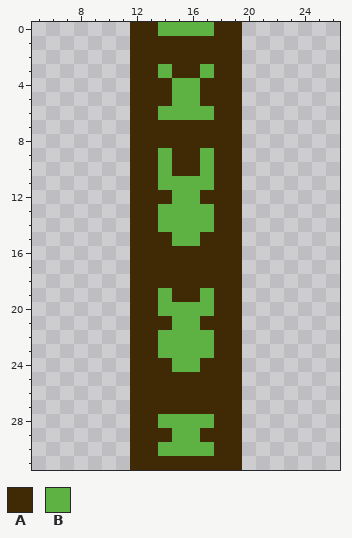
Two versions of one pixel-art sprite, Assets/Visual Assets/Wall Segments/smallside.png. The first picture shows the starting point.
The file is 32x32 pixels. Shown: x 5..26, y 0..31.
Palette (. is transparent): A #402905  B #5db243
Pixels before, first column x 12:
 0 AABBBBAA
 1 AAAAAAAA
 2 AAAAAAAA
 3 AABAABAA
 4 AAABBAAA
 5 AAABBAAA
 6 AABBBBAA
 7 AAAAAAAA
 8 AAAAAAAA
 9 AABAABAA
10 AABAABAA
11 AABBBBAA
12 AAABBAAA
13 AABBBBAA
14 AABBBBAA
15 AAABBAAA
16 AAAAAAAA
17 AAAAAAAA
18 AAAAAAAA
19 AABAABAA
20 AABBBBAA
21 AAABBAAA
22 AABBBBAA
23 AABBBBAA
24 AAABBAAA
25 AAAAAAAA
26 AAAAAAAA
27 AAAAAAAA
28 AABBBBAA
29 AAABBAAA
30 AABBBBAA
31 AAAAAAAA
Once edited:
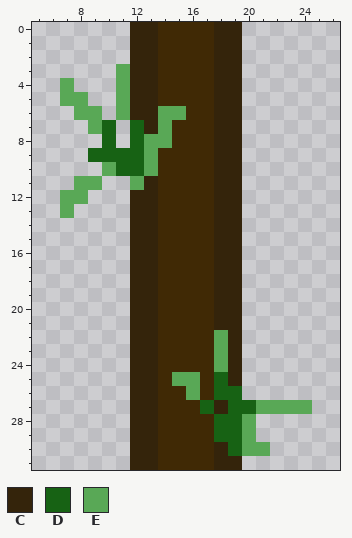
Colours new in this view: C #34240b  D #176214  E #59a856
Difference:
Changed rows in their new state; - is an unchanged pixel.
first column x 7:
 0 -----CCAAAACC-----
 1 -----CC----CC-----
 2 -----CC----CC-----
 3 ----ECCA--ACC-----
 4 E---ECC-AA-CC-----
 5 EE--ECC-AA-CC-----
 6 -EE-ECCEEAACC-----
 7 --ED-DCE---CC-----
 8 ---D-DEE---CC-----
 9 --DDDDEA--ACC-----
10 ---EDDEA--ACC-----
11 -EE--ECAAAACC-----
12 EE---CC-AA-CC-----
13 E----CCAAAACC-----
14 -----CCAAAACC-----
15 -----CC-AA-CC-----
16 -----CC----CC-----
17 -----CC----CC-----
18 -----CC----CC-----
19 -----CCA--ACC-----
20 -----CCAAAACC-----
21 -----CC-AA-CC-----
22 -----CCAAAAEC-----
23 -----CCAAAAEC-----
24 -----CC-AA-EC-----
25 -----CC-EE-DC-----
26 -----CC--E-DD-----
27 -----CC---DCDDEEEE
28 -----CCAAAADDE----
29 -----CC-AA-DDE----
30 -----CCAAAACDEE---
31 -----CC----CC-----
Pixel boxes of the changes (left, top, right, bottom) in both pictures:
changed: (60, 22, 312, 470)
